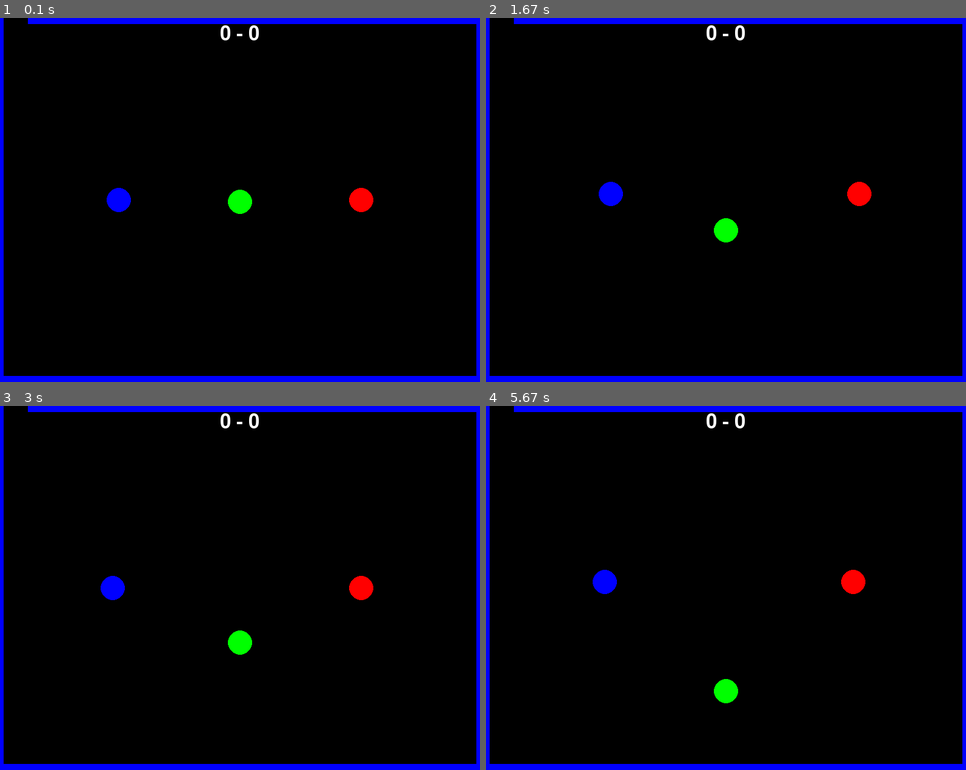
Above: before the commit, frames 1-4 (two rows, left to right).
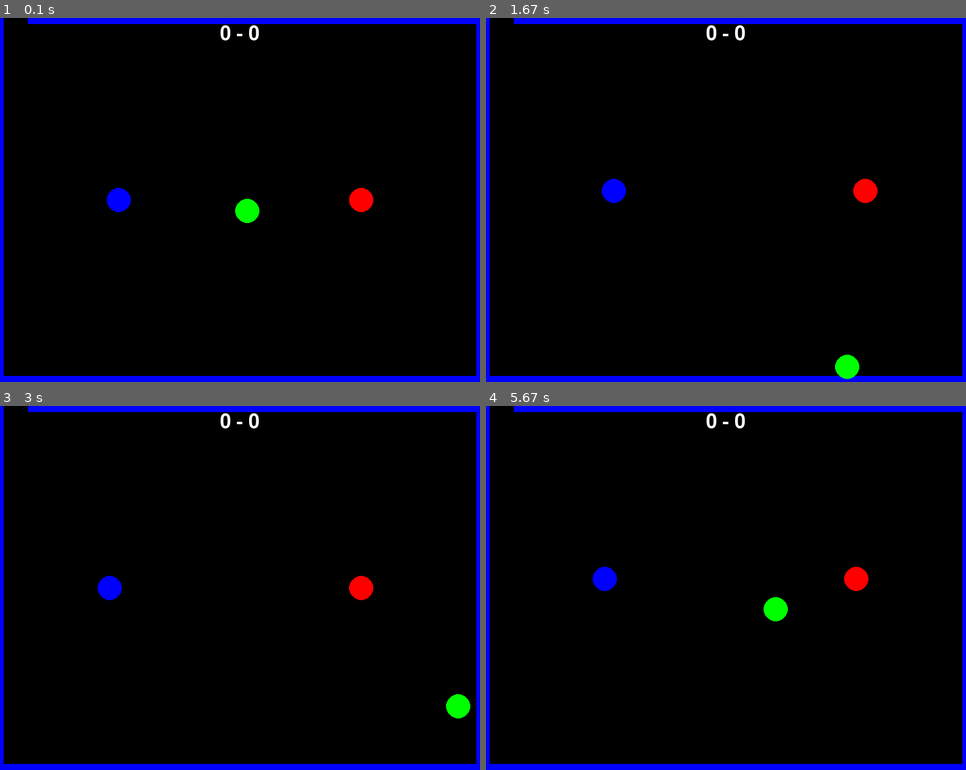
Above: after the commit, the same moments.

Repository: HARI-SREE-S-A/pygame_test
Game: pygame game, started from ball_game_border_updated.py
The game is run twice, just before and just after one commit, with the same random seed, the same clock (stepped at 60 frames per second) and the same inputs.
Inputs:
- Up to frame 1 (0.1 s): no input
- Up to frame 2 (1.67 s): hold Right 0.33-0.8 s; hold Up 0.83-1.13 s; hold W 0.83-1.13 s; hold Right 1.17-1.63 s; hold D 1.17-1.63 s
- Up to frame 3 (3 s): hold Left 1.67-2.2 s; hold A 1.67-2.2 s; hold Down 2.23-2.53 s; hold S 2.23-2.53 s; hold Left 2.57-2.97 s; hold A 2.57-2.97 s
- Up to frame 4 (5.67 s): hold Up 3-3.37 s; hold W 3-3.37 s; hold Right 3.4-4.03 s; hold D 3.4-4.03 s; hold Down 4.07-4.43 s; hold S 4.07-4.43 s; hold Left 4.47-4.93 s; hold A 4.47-4.93 s; hold Right 4.97-5.43 s; hold D 4.97-5.43 s; hold Up from 5.47 s (still down); hold W from 5.47 s (still down)

The runs differ from the first frame. In frame 1, 0.3% of the frame differs, in the area x 47-55%, y 47-57%; in frame 2, 0.8%, in the area x 23-82%, y 44-100%; in frame 3, 0.6%; in frame 4, 0.7%.

Commit message:
Update ball_game_border_updated.py

Diff:
--- a/ball_game_border_updated.py
+++ b/ball_game_border_updated.py
@@ -4,13 +4,22 @@
 
 BALL_SPEED = 10
 BALL_SPEED_INCREMENT = 1
-SCORES_PER_LEVEL = 1
+SCORES_PER_LEVEL = 2
+
+ball_color = pygame.Color('red')
+ball_speed = [5, 5]
+ball_radius = 20
 
 # declaring screen
 SCREEN_WIDTH = 800
 SCREEN_HEIGHT = 600
 BALL_RADIUS = 20
 PLAYER_SPEED = 5
+
+###########
+border_width = 10
+border_color = pygame.Color('white')
+border_rect = pygame.Rect(0, 0, SCREEN_WIDTH, SCREEN_HEIGHT)
 
 # declaring colours in game
 
@@ -32,16 +41,16 @@
         self.held_ball = None
 
     def move_left(self):
-        self.x -= PLAYER_SPEED * 2
+        self.x -= PLAYER_SPEED * 3
 
     def move_right(self):
-        self.x += PLAYER_SPEED * 2
+        self.x += PLAYER_SPEED * 3
 
     def move_up(self):
-        self.y -= PLAYER_SPEED * 2
+        self.y -= PLAYER_SPEED * 3
 
     def move_down(self):
-        self.y += PLAYER_SPEED * 2
+        self.y += PLAYER_SPEED * 3
 
     def hold_ball(self, ball):
         self.held_ball = ball
@@ -105,12 +114,10 @@
 ball = Ball(SCREEN_WIDTH / 2, SCREEN_HEIGHT / 2, 20, GREEN, 2)
 
 
-def increase_level():
+def increase_level(t):
     ball.level += 1
-    ball_speed = BALL_SPEED + ball.level * BALL_SPEED_INCREMENT
-    ball.set_speed(ball_speed, ball_speed)
-
-
+    t += 5
+    return t
 
 
 while True:
@@ -147,39 +154,7 @@
                 else:
                     ball.held_by.release_ball()
 
-        for player in players:
-            distance = math.sqrt((player.x - ball.x) ** 2 + (player.y - ball.y) ** 2)
-            if distance <= BALL_RADIUS:
-                player.score += 1
-                ball.x = random.randint(BALL_RADIUS, SCREEN_WIDTH - BALL_RADIUS)
-                ball.y = random.randint(BALL_RADIUS, SCREEN_HEIGHT - BALL_RADIUS)
-                ball.held_by = None
-    if player.score % SCORES_PER_LEVEL == 0:
-        increase_level()
-
-    screen.fill(BLACK)
-    BORDER_WIDTH = 10
-    border_rects = [
-        pygame.Rect(50, 0, SCREEN_WIDTH, BORDER_WIDTH),  # Top
-        pygame.Rect(0, SCREEN_HEIGHT - BORDER_WIDTH, SCREEN_WIDTH, BORDER_WIDTH),  # Bottom
-        pygame.Rect(0, 0, BORDER_WIDTH, SCREEN_HEIGHT),  # Left
-        pygame.Rect(SCREEN_WIDTH - BORDER_WIDTH, 0, BORDER_WIDTH, SCREEN_HEIGHT),  # Right
-    ]
-    border_color = pygame.Color('blue')
-
-    for rect in border_rects:
-        pygame.draw.rect(screen, border_color, rect)
-
-    # Move ball if it's not held
-    if not ball.is_held():
-        ball.move(0, 1)
-
-    # Check if ball is being held and move it with the player
-    for player in players:
-        if player.held_ball is not None:
-            ball.move(player.x - ball.x, player.y - ball.y)
-
-    # Check for collisions between players and ball
+        # Check for collisions between players and ball
     for player in players:
         distance = math.sqrt((player.x - ball.x) ** 2 + (player.y - ball.y) ** 2)
         if distance <= BALL_RADIUS:
@@ -187,13 +162,72 @@
             ball.x = random.randint(BALL_RADIUS, SCREEN_WIDTH - BALL_RADIUS)
             ball.y = random.randint(BALL_RADIUS, SCREEN_HEIGHT - BALL_RADIUS)
             ball.held_by = None
+        if distance > 800:
+            ball.x = random.randint(BALL_RADIUS, SCREEN_WIDTH - BALL_RADIUS)
+            ball.y = random.randint(BALL_RADIUS, SCREEN_HEIGHT - BALL_RADIUS)
+            ball.held_by = None
+
+
+    if not ball.is_held():
+        ball.move(ball.speed_x, ball.speed_y)
+
+        # Check for  walls
+        if ball.x < BALL_RADIUS or ball.x > SCREEN_WIDTH - BALL_RADIUS:
+            ball.speed_x *= -1
+        if ball.y < BALL_RADIUS or ball.y > SCREEN_HEIGHT - BALL_RADIUS:
+            ball.speed_y *= -1
+        if ball.x < BALL_RADIUS:
+            ball.x = BALL_RADIUS
+        if ball.x > SCREEN_WIDTH - BALL_RADIUS:
+            ball.x = SCREEN_WIDTH - BALL_RADIUS
+        if ball.y < BALL_RADIUS:
+            ball.y = BALL_RADIUS
+        if ball.y > SCREEN_HEIGHT - BALL_RADIUS:
+            ball.y = SCREEN_HEIGHT - BALL_RADIUS
+
+
+
+    screen.fill(BLACK)
+
+    BORDER_WIDTH = 10
+    borderrects = [
+        pygame.Rect(50, 0, SCREEN_WIDTH, BORDER_WIDTH),  # Top bordr
+        pygame.Rect(0, SCREEN_HEIGHT - BORDER_WIDTH, SCREEN_WIDTH, BORDER_WIDTH),  # Bottom bordr
+        pygame.Rect(0, 0, BORDER_WIDTH, SCREEN_HEIGHT),  # Left
+        pygame.Rect(SCREEN_WIDTH - BORDER_WIDTH, 0, BORDER_WIDTH, SCREEN_HEIGHT),  # Right wal
+    ]
+    border_color = pygame.Color('blue')
+    ball_pos = [SCREEN_WIDTH // 2, SCREEN_HEIGHT // 2]
+
+    for rect in borderrects:
+        pygame.draw.rect(screen, border_color, rect)
+    ball_pos[0] += ball_speed[0]
+    ball_pos[1] += ball_speed[1]
+
+    # Move ball if it's not held
+    if not ball.is_held():
+        ball.move(0, 1)
+
+    # Check if ball is being held and move it with the player
+    for player in players:
+        if player.held_ball is not None:
+            ball.move(player.x - ball.x, player.y - ball.y)
+
+    # Check for collisions between players and ball
+    for player in players:
+        distance = math.sqrt((player.x - ball.x) ** 2 + (player.y - ball.y) ** 2)
+        if distance <= BALL_RADIUS:
+            player.score += 1
+            ball.x = random.randint(BALL_RADIUS, SCREEN_WIDTH - BALL_RADIUS)
+            ball.y = random.randint(BALL_RADIUS, SCREEN_HEIGHT - BALL_RADIUS)
+            ball.held_by = None
+
+
 
     # Draw players and ball
     for player in players:
         player.draw(screen)
     ball.draw(screen)
-    if player.score % SCORES_PER_LEVEL == 0:
-        increase_level()
 
     # Draw scores
     font = pygame.font.SysFont(None, 48)
@@ -201,4 +235,4 @@
     screen.blit(score_text, ((SCREEN_WIDTH - score_text.get_width()) / 2, 10))
 
     pygame.display.update()
-    clock.tick(30)
+    clock.tick(60)
